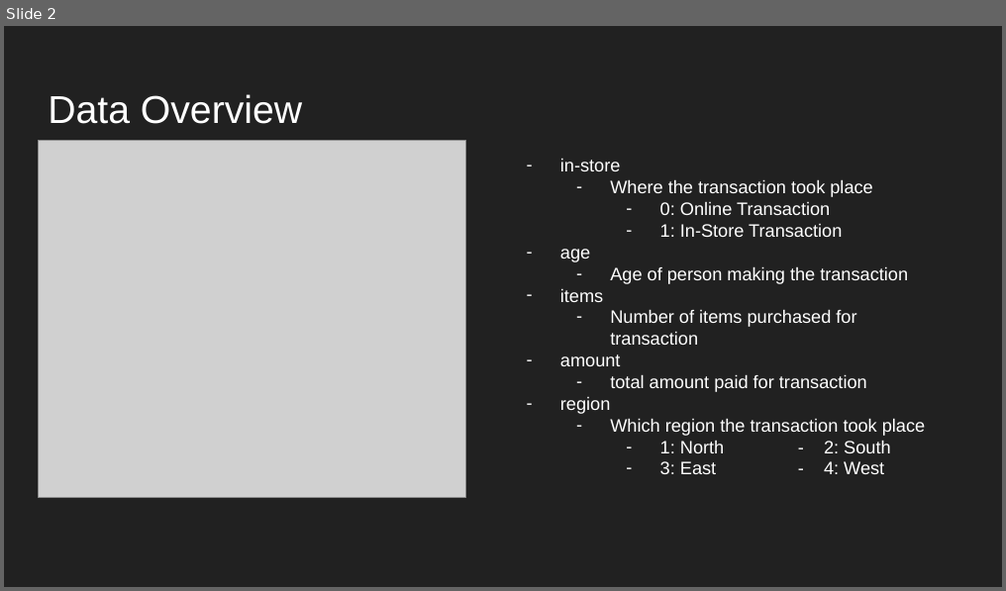
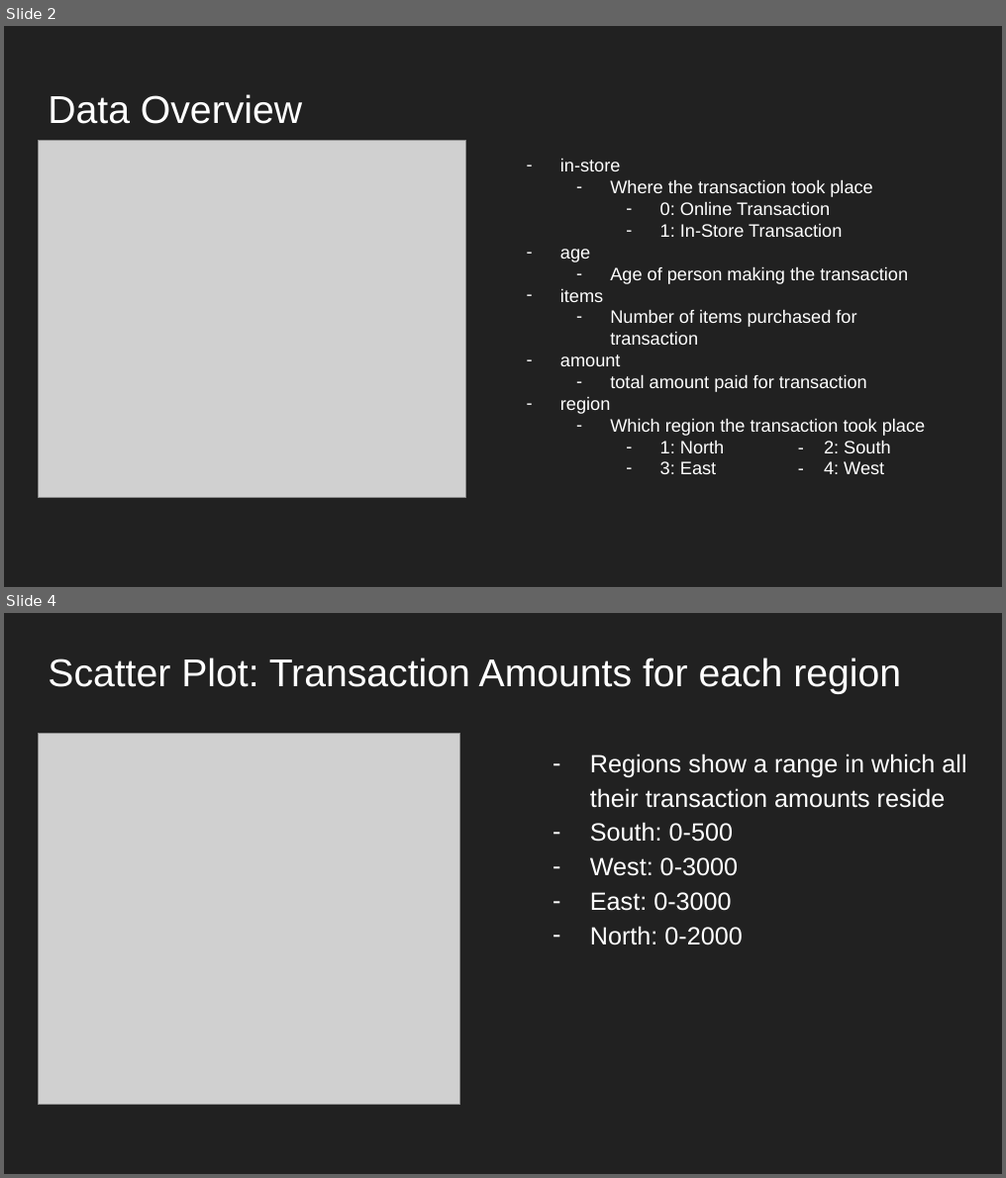
Before and after one commit to mvill025/investigate-customer-buying-patterns, a slide deck: Task1.pptx. Shown one above the other, each under a label of ours: slide 2 before the commit, slides 2 and 4 after it; the slides between them are not shown. The pictures are 1006x591 and 1006x1178 pixels, drawn with LibreOffice and Linux fonts; fonts in the diff are those of the drawing; grey boxes stand for pictures. Boxes give left, top, right and bottom in pixels: in the first picture for what was removed or moved away, otherwise in the second. Text is boxed around its words. In the diff, an @@ line names an element or a change of style, - is before the commit and + after.

```diff
--- a/Task1.pptx
+++ b/Task1.pptx
@@ slide 4 added at [4, 613, 1002, 1174], background #212121 @@
@@ title added at [48, 658, 901, 694], 28 pt, text #FFFFFF @@
+Scatter Plot: Transaction Amounts for each region
@@ picture added at [38, 734, 460, 1105] @@
@@ text added at [590, 754, 966, 946], 18 pt, text #FFFFFF @@
+– Regions show a range in which all their transaction amounts reside
+– South: 0-500
+– West: 0-3000
+– East: 0-3000
+– North: 0-2000
```
Also in this commit, not shown: 3 slides changed, 2 other slides added, 7 slides removed, 1 other file.
